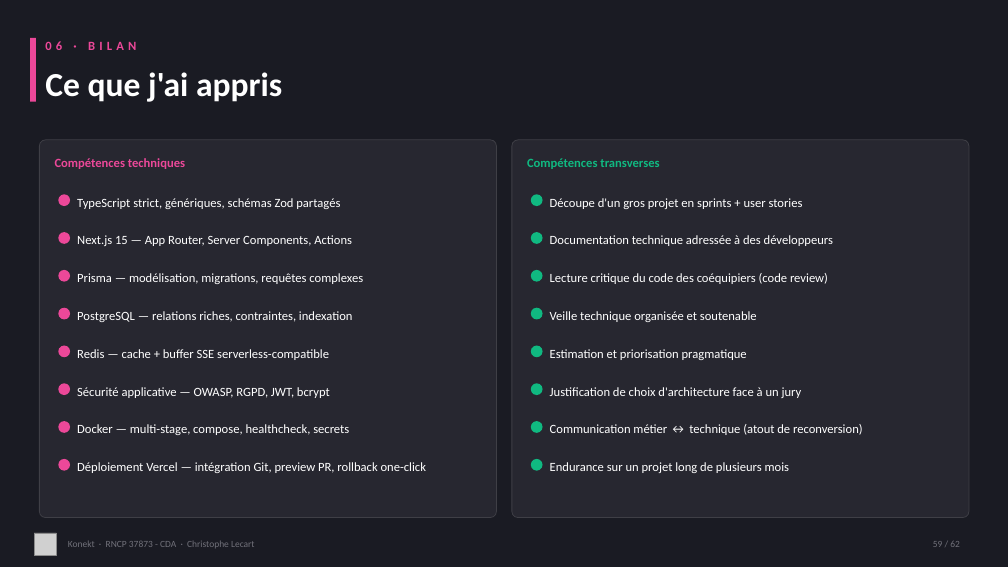
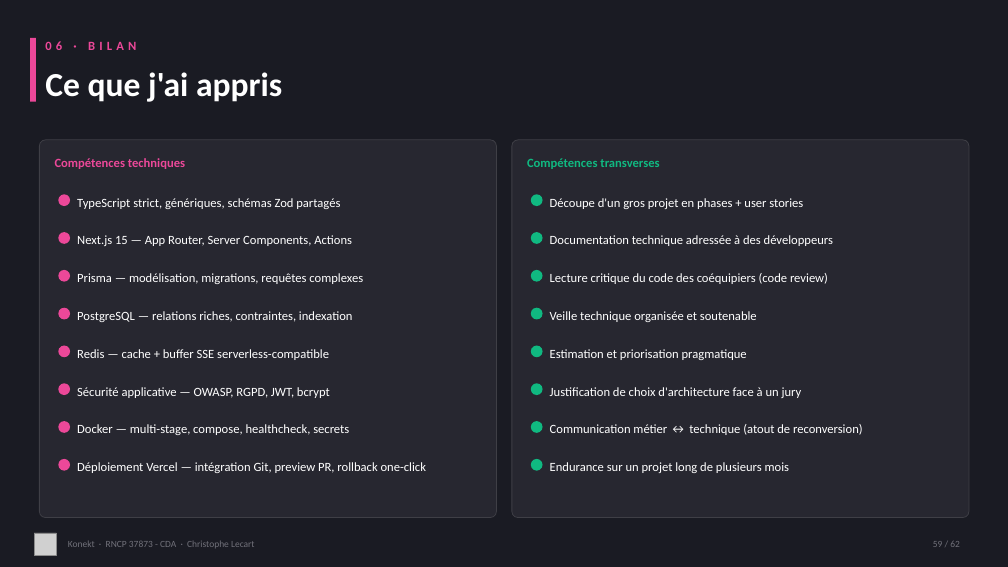
Before and after one commit to CLecart/social-network, a slide deck: slide 59 of dossier-certification/00-presentation/Konekt_RNCP_37873_Support_Visuel.pptx. Drawn at 1008x567 pixels with LibreOffice and Linux fonts; fonts in the diff are those of the drawing; grey boxes stand for pictures. Boxes give left, top, right and bottom in pixels: in the first picture for what was removed or moved away, otherwise in the second. Text is boxed around its words. In the diff, an @@ line names an element or a change of style, - is before the commit and + after.

```diff
--- a/dossier-certification/00-presentation/Konekt_RNCP_37873_Support_Visuel.pptx
+++ b/dossier-certification/00-presentation/Konekt_RNCP_37873_Support_Visuel.pptx
@@ text at [550,198,803,209]: text changed @@
-Découpe d'un gros projet en sprints + user stories
+Découpe d'un gros projet en phases + user stories
```
Also in this commit, not shown: 3 other slides changed, 1 other file.
